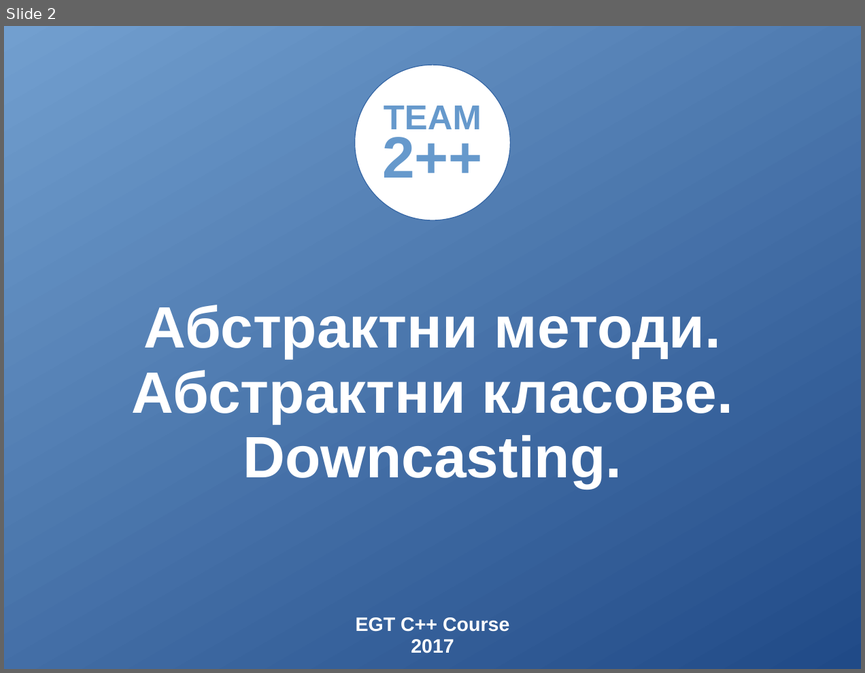
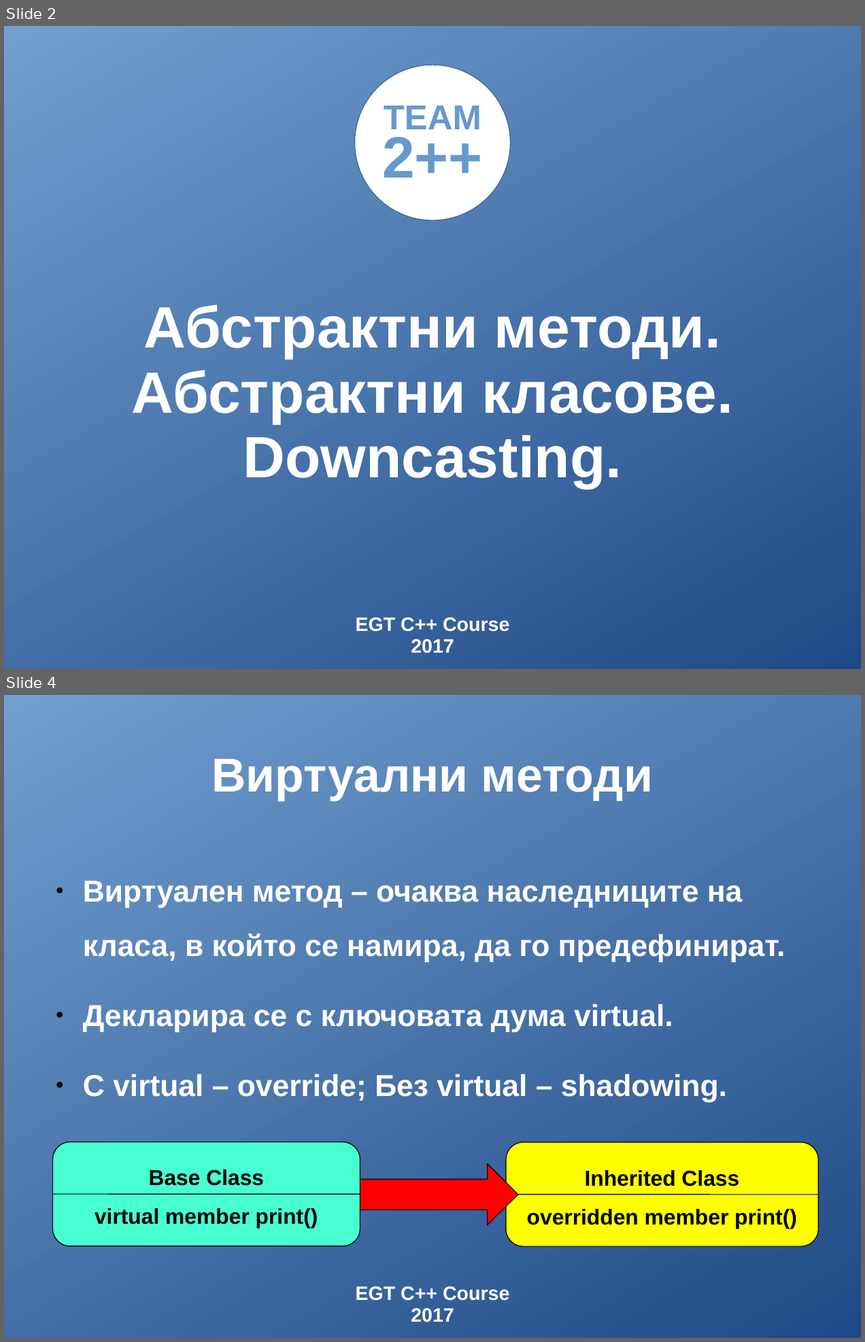
Before and after one commit to MSergiev/EGT-Presentation, a slide deck: Presentation.ppt. Shown one above the other, each under a label of ours: slide 2 before the commit, slides 2 and 4 after it; the slides between them are not shown. The pictures are 865x673 and 865x1342 pixels, drawn with LibreOffice and Linux fonts; fonts in the diff are those of the drawing. Boxes give left, top, right and bottom in pixels: in the first picture for what was removed or moved away, otherwise in the second. Text is boxed around its words. In the diff, an @@ line names an element or a change of style, - is before the commit and + after.

```diff
--- a/Presentation.ppt
+++ b/Presentation.ppt
@@ slide 4 added at (x1=4, y1=695, x2=861, y2=1338), background gradient #204A87 to #729FCF @@
@@ text added at (x1=211, y1=759, x2=653, y2=800), 44 pt, text #FFFFFF, bold @@
+Виртуални методи
@@ text added at (x1=83, y1=881, x2=785, y2=1102), 28 pt, text #FFFFFF, bold @@
+● Виртуален метод – очаква наследниците на класа, в който се намира, да го предефинират.
+● Декларира се с ключовата дума virtual.
+● С virtual – override; Без virtual – shadowing.
@@ rounded rectangle added at (x1=53, y1=1142, x2=360, y2=1246), fill #47FFD1, outline #000000 0.74 pt, 20 pt, text #000000, bold @@
+Base Class
+virtual member print()
@@ rounded rectangle added at (x1=505, y1=1142, x2=818, y2=1246), fill #FFFF00, outline #000000 0.74 pt, 20 pt, text #000000, bold @@
+Inherited Class
+overridden member print()
@@ down arrow added at (x1=352, y1=1164, x2=518, y2=1225), fill #FF0000, outline #000000 0.74 pt @@
@@ line added from (53, 1194) to (360, 1194), #000000 0.74 pt @@
@@ line added from (505, 1194) to (818, 1195), #000000 0.74 pt @@
@@ text added at (x1=356, y1=1287, x2=509, y2=1323), 18 pt, text #FFFFFF, bold @@
+EGT C++ Course
+2017
```
Also in this commit, not shown: 2 slides changed.
